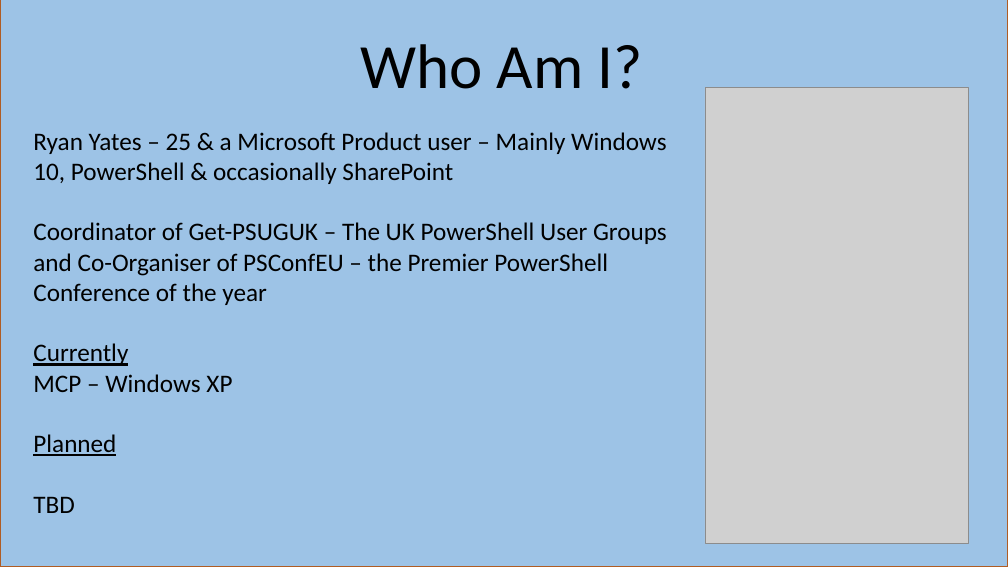
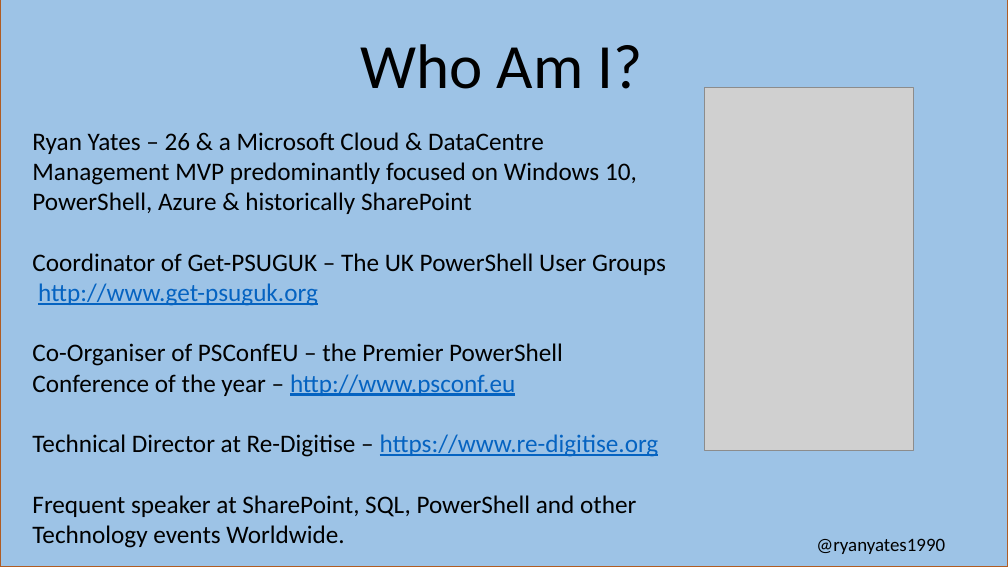
Before and after one commit to kilasuit/Presentations, a slide deck: slide 2 of Intro to DSC/Intro to DSC.pptx (slide 4 before the commit). Drawn at 1008x567 pixels with LibreOffice and Linux fonts; fonts in the diff are those of the drawing; grey boxes stand for pictures. Boxes give left, top, right and bottom in pixels: in the first picture for what was removed or moved away, otherwise in the second. Text is boxed around its words. In the diff, an @@ line names an element or a change of style, - is before the commit and + after.

```diff
--- a/Intro to DSC/Intro to DSC.pptx
+++ b/Intro to DSC/Intro to DSC.pptx
@@ picture: place and size @@
-picture at (706, 88, 969, 544)
+picture at (704, 88, 913, 451)
@@ text at (32, 132, 666, 548): text changed @@
-Ryan Yates – 25 & a Microsoft Product user – Mainly Windows 10, PowerShell & occasionally SharePoint
-Coordinator of Get-PSUGUK – The UK PowerShell User Groups and Co-Organiser of PSConfEU – the Premier PowerShell Conference of the year
-Currently
-MCP – Windows XP
-Planned
-TBD
+Ryan Yates – 26 & a Microsoft Cloud & DataCentre Management MVP predominantly focused on Windows 10, PowerShell, Azure & historically SharePoint
+Coordinator of Get-PSUGUK – The UK PowerShell User Groups http://www.get-psuguk.org
+Co-Organiser of PSConfEU – the Premier PowerShell Conference of the year – http://www.psconf.eu
+Technical Director at Re-Digitise – https://www.re-digitise.org
+Frequent speaker at SharePoint, SQL, PowerShell and other Technology events Worldwide.
@@ text added at (816, 538, 945, 554), 18 pt, text #000000 @@
+@ryanyates1990
```
Also in this commit, not shown: 3 other slides changed, 4 slides removed, 4 other files.
